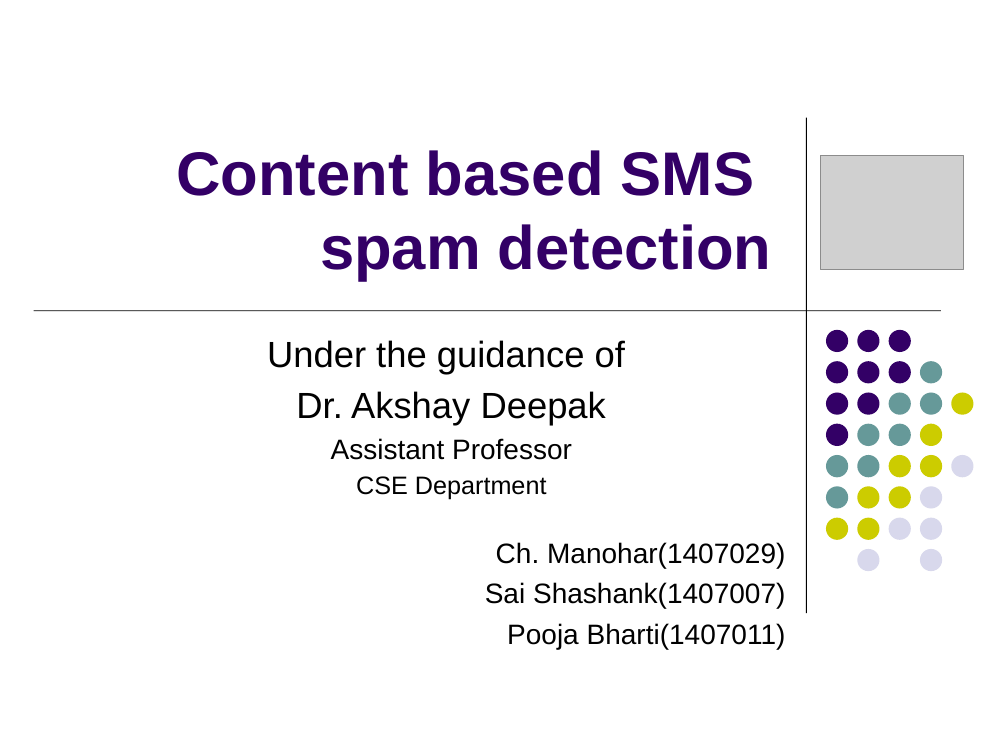
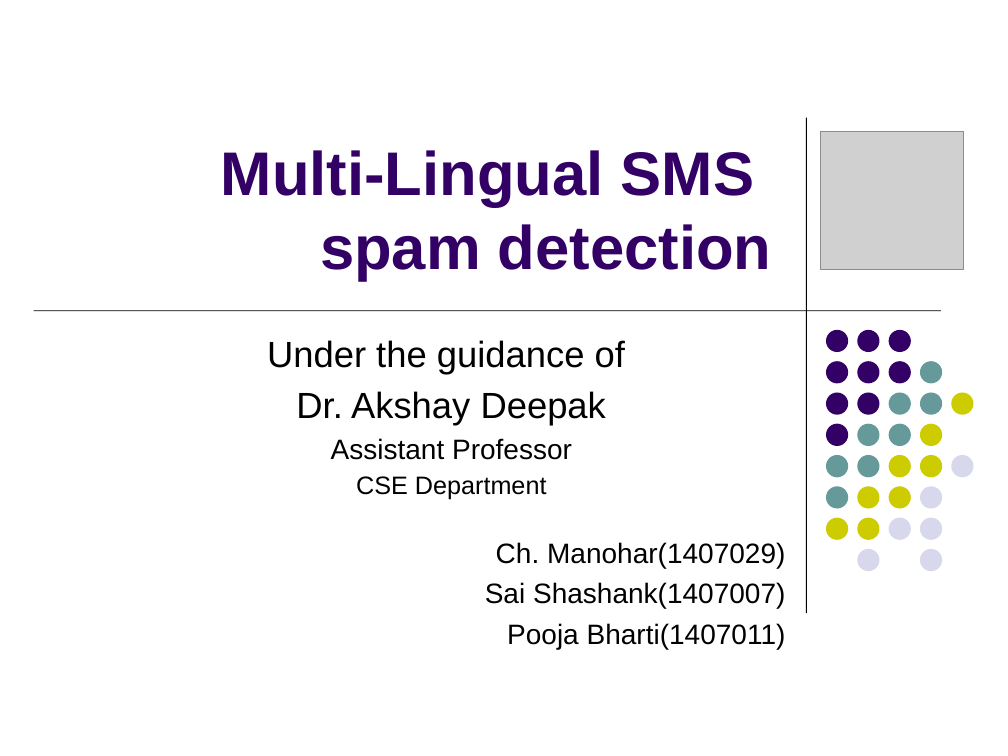
Before and after one commit to manohar9600/Multilingual-SMS-spam-detection-using-RNN, a slide deck: slide 1 of Resources/SPAMNEW PPT.pptx. Drawn at 1008x756 pixels with LibreOffice and Linux fonts; fonts in the diff are those of the drawing; grey boxes stand for pictures. Boxes give left, top, right and bottom in pixels: in the first picture for what was removed or moved away, otherwise in the second. Text is boxed around its words. In the diff, an @@ line names an element or a change of style, - is before the commit and + after.

```diff
--- a/Resources/SPAMNEW PPT.pptx
+++ b/Resources/SPAMNEW PPT.pptx
@@ picture: place and size @@
-picture at <box>821,156,964,270</box>
+picture at <box>821,132,964,270</box>
@@ title at <box>221,150,772,281</box>: text changed @@
-Content based SMS spam detection
+Multi-Lingual SMS spam detection
```
Also in this commit, not shown: 19 other slides changed, 13 slides added, 15 slides removed, 10 other files.
